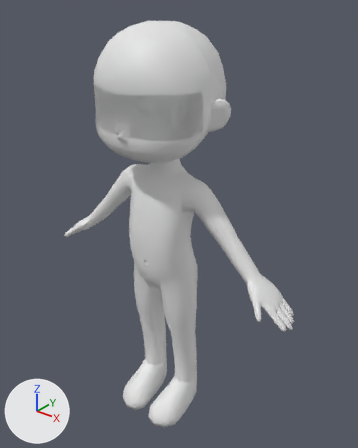
One commit to the Blender file Data/Shaina/Blender/Character/BaseMesh20.blend: the scene before it, then after it.
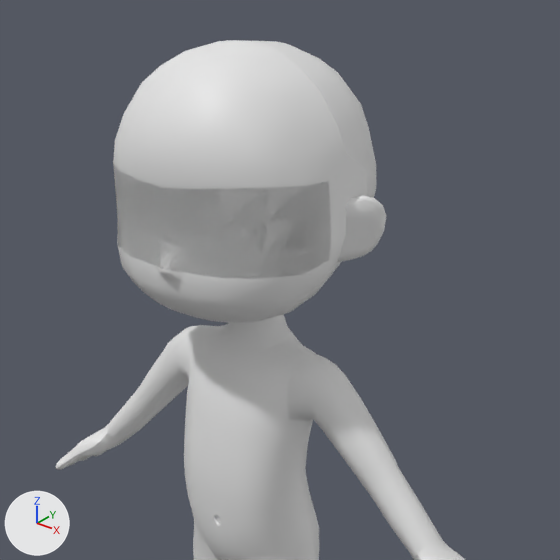
There are two pictures of each version: one whole from a 50 mm camera at (1.186, -1.369, 1.796) aimed at (0.033, 0.072, 0.902), one close up on the part from 10% to 89% of the width and 0% to 63% of the height. The axes (+X, +Y, +Z) are drawn at lower left. The lights are the same throughout.

Names of what the first close-up shows: 'BaseCharacter', 'Ears'.
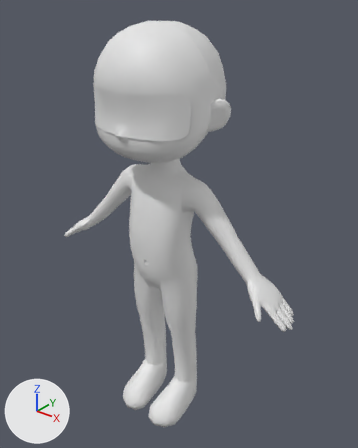
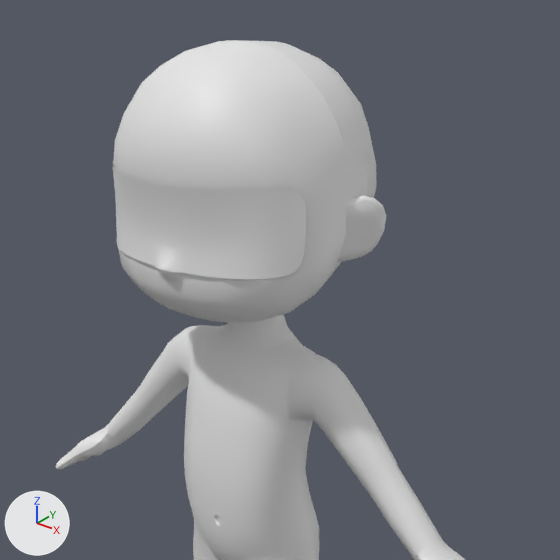
Commit message: further eye tests

Changed parts and their boxes [x1, y1, x2, y2] in the close-ups (560 x 560 px):
'Eyes', added
    after: [112, 163, 306, 279]

The change, as a diff of the scene's bpy script:
```diff
--- a/Data/Shaina/Blender/Character/BaseMesh20.blend.py
+++ b/Data/Shaina/Blender/Character/BaseMesh20.blend.py
@@ me_plane_005_1 @@
+me_plane_005_1.from_pydata(...)  # 32 vertices, 20 faces; spans x -1.466..-1.314, y 0.0..0.221, z -0.013..0.107
+me_plane_005_1.polygons.foreach_set('use_smooth', [True] * 20)
+me_plane_005_1.materials.append(mat_eyes)  # its picture is missing
@@ ob_eyes @@
+ob_eyes = bpy.data.objects.new('Eyes', me_plane_005_1)
+ob_eyes.location = (0.0, -0.11, 0.015)
+ob_eyes.rotation_euler = (1.571, 1.571, 0.0)  # degrees (90, 90, 0)
+_m = ob_eyes.modifiers.new('Mirror', 'MIRROR')
+_m.use_axis = (False, True, False)
+_m.use_clip = True
+_m = ob_eyes.modifiers.new('Subdivision', 'SUBSURF')
```
